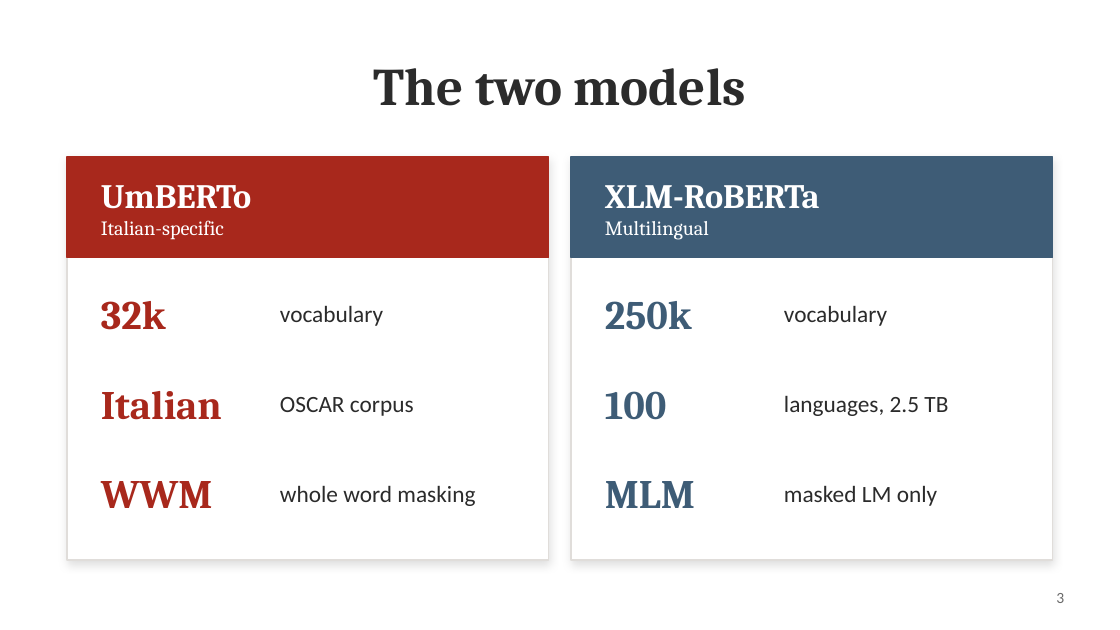
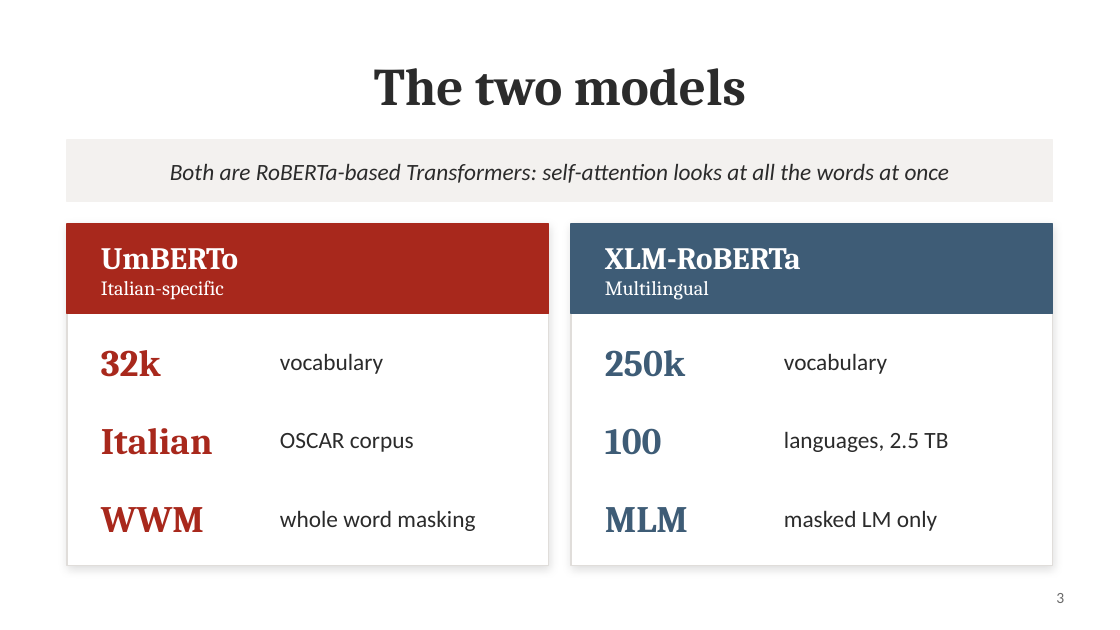
Before and after one commit to oManuelmo/nlp, a slide deck: slide 3 of presentation/Italian_NER_Presentation.pptx. Drawn at 1120x630 pixels with LibreOffice and Linux fonts; fonts in the diff are those of the drawing. Boxes give left, top, right and bottom in pixels: in the first picture for what was removed or moved away, otherwise in the second. Text is boxed around its words. In the diff, an @@ line names an element or a change of style, - is before the commit and + after.

```diff
--- a/presentation/Italian_NER_Presentation.pptx
+++ b/presentation/Italian_NER_Presentation.pptx
@@ rectangle added at (x1=67, y1=140, x2=1053, y2=202), fill #F3F1EF, outline #F3F1EF 1 pt @@
@@ text added at (x1=170, y1=164, x2=950, y2=183), 15 pt, text #2B2B2B, italic @@
+Both are RoBERTa-based Transformers: self-attention looks at all the words at once
@@ rectangle resized from (x1=67, y1=157, x2=549, y2=560) to (x1=67, y1=224, x2=549, y2=566) @@
@@ rectangle resized from (x1=67, y1=157, x2=549, y2=258) to (x1=67, y1=224, x2=549, y2=314) @@
@@ text "UmBERTo" moved from (x1=101, y1=185, x2=252, y2=240) to (x1=101, y1=248, x2=238, y2=300) @@
@@ rectangle resized from (x1=571, y1=157, x2=1053, y2=560) to (x1=571, y1=224, x2=1053, y2=566) @@
@@ rectangle resized from (x1=571, y1=157, x2=1053, y2=258) to (x1=571, y1=224, x2=1053, y2=314) @@
@@ text "XLM-RoBERTa" moved from (x1=605, y1=185, x2=820, y2=240) to (x1=605, y1=248, x2=801, y2=300) @@
@@ text at (x1=101, y1=248, x2=238, y2=270): size 22 to 20 pt in "UmBERTo" @@
@@ text at (x1=605, y1=248, x2=801, y2=269): size 22 to 20 pt in "XLM-RoBERTa" @@
@@ text "32k" moved from (x1=101, y1=301, x2=166, y2=330) to (x1=101, y1=350, x2=161, y2=377) @@
@@ text "vocabulary" moved from (x1=280, y1=306, x2=383, y2=326) to (x1=280, y1=354, x2=383, y2=374) @@
@@ size 26 to 24 pt in 6 elements at (x1=101, y1=507, x2=204, y2=532), (x1=605, y1=507, x2=688, y2=532), (x1=101, y1=428, x2=213, y2=455), (x1=605, y1=428, x2=662, y2=455), (x1=101, y1=350, x2=161, y2=377), (x1=605, y1=350, x2=685, y2=377) @@
@@ text "250k" moved from (x1=605, y1=301, x2=692, y2=330) to (x1=605, y1=350, x2=685, y2=377) @@
@@ text "vocabulary" moved from (x1=784, y1=306, x2=887, y2=326) to (x1=784, y1=354, x2=887, y2=374) @@
@@ text "Italian" moved from (x1=101, y1=391, x2=222, y2=420) to (x1=101, y1=428, x2=213, y2=455) @@
@@ text "OSCAR corpus" moved from (x1=280, y1=397, x2=414, y2=416) to (x1=280, y1=433, x2=414, y2=452) @@
@@ text "100" moved from (x1=605, y1=391, x2=667, y2=420) to (x1=605, y1=428, x2=662, y2=455) @@
@@ text "languages, 2.5 TB" moved from (x1=784, y1=396, x2=948, y2=416) to (x1=784, y1=432, x2=948, y2=452) @@
@@ text "WWM" moved from (x1=101, y1=481, x2=213, y2=508) to (x1=101, y1=507, x2=204, y2=532) @@
@@ text "whole word masking" moved from (x1=280, y1=486, x2=475, y2=506) to (x1=280, y1=511, x2=475, y2=531) @@
@@ text "MLM" moved from (x1=605, y1=481, x2=695, y2=508) to (x1=605, y1=507, x2=688, y2=532) @@
@@ text "masked LM only" moved from (x1=784, y1=486, x2=937, y2=506) to (x1=784, y1=511, x2=937, y2=531) @@
```
Also in this commit, not shown: 5 other slides changed, 1 other file.
